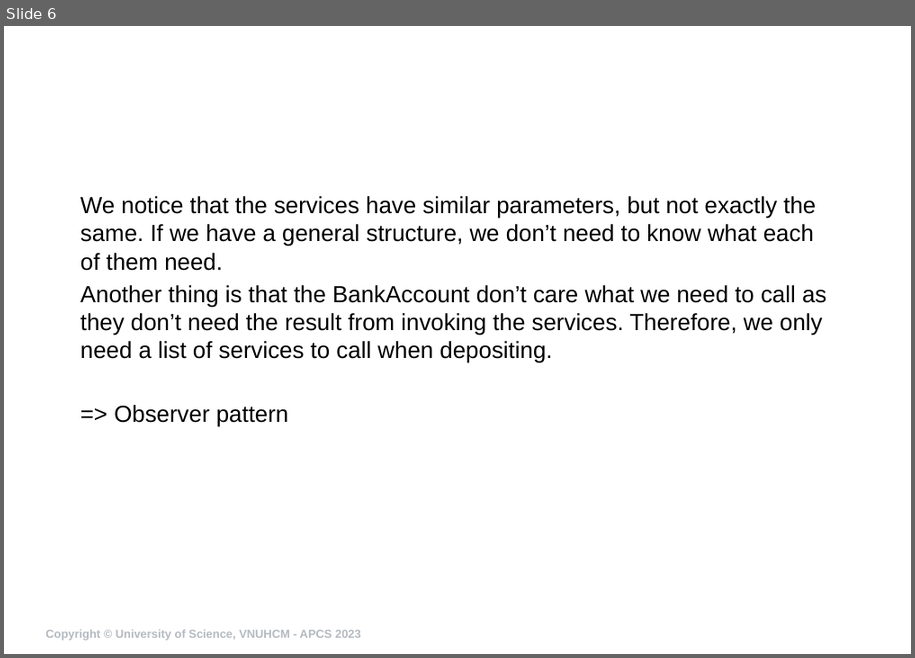
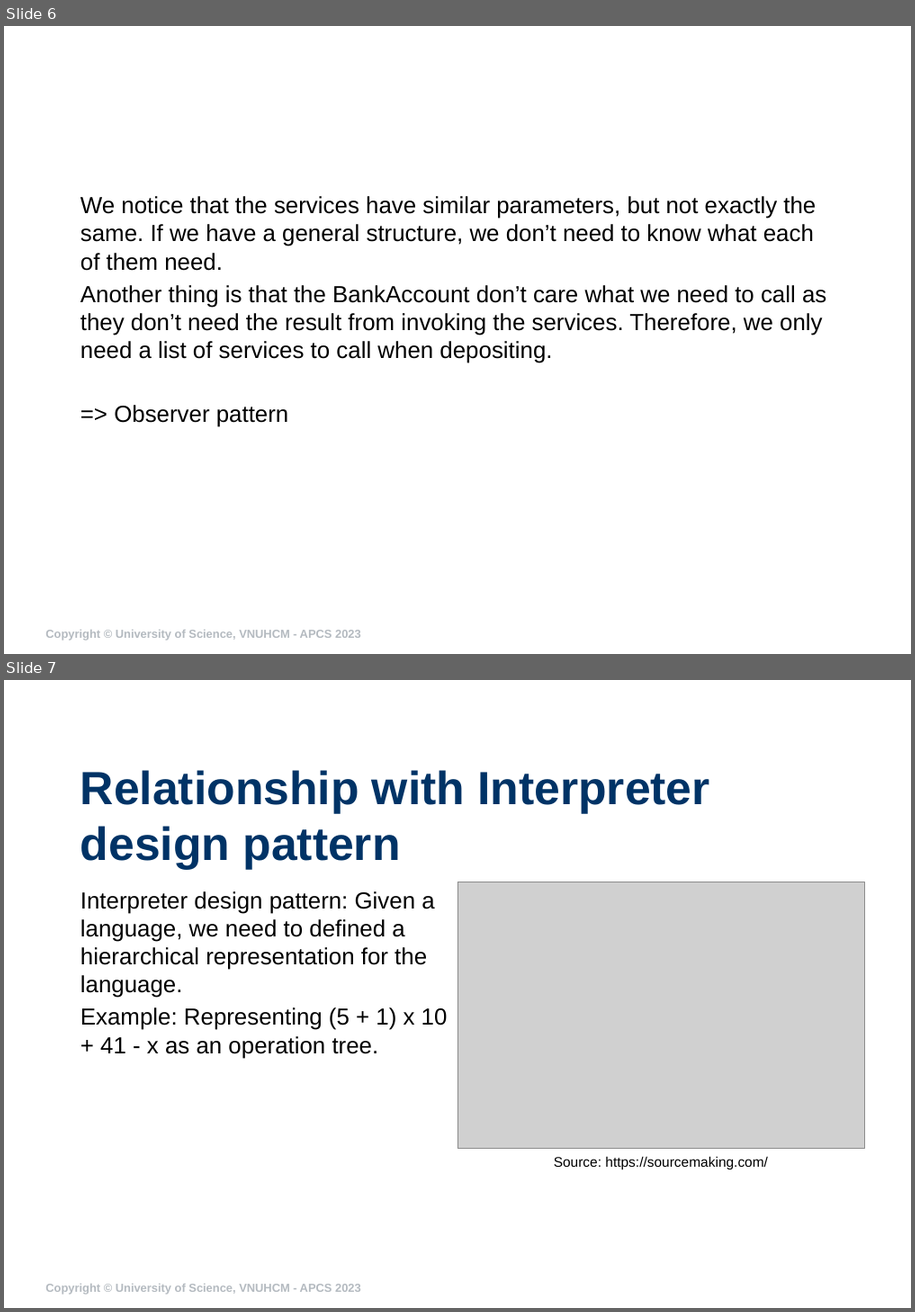
Before and after one commit to ndmhuy/DesignPatternsGroup52, a slide deck: Observer/presentation/slide.pptx. Shown one above the other, each under a label of ours: slide 6 before the commit, slides 6 and 7 after it. The pictures are 915x658 and 915x1312 pixels, drawn with LibreOffice and Linux fonts; fonts in the diff are those of the drawing; grey boxes stand for pictures; background and template pictures are left out. Boxes give left, top, right and bottom in pixels: in the first picture for what was removed or moved away, otherwise in the second. Text is boxed around its words. In the diff, an @@ line names an element or a change of style, - is before the commit and + after.

Commit message:
Include usage with interpreter in slide

```diff
--- a/Observer/presentation/slide.pptx
+++ b/Observer/presentation/slide.pptx
@@ slide 7 added at [4, 680, 911, 1308], background #FFFFFF @@
@@ title added at [80, 770, 710, 869], 40 pt, text #003366, bold @@
+Relationship with Interpreter design pattern
@@ text added at [80, 892, 448, 1059], 20 pt, text #000000 @@
+Interpreter design pattern: Given a language, we need to defined a hierarchical representation for the language.
+Example: Representing (5 + 1) x 10 + 41 - x as an operation tree.
@@ picture added at [458, 882, 865, 1149] @@
@@ text added at [554, 1156, 768, 1170], 12 pt, text #000000 @@
+Source: https://sourcemaking.com/
@@ text added at [45, 1284, 361, 1294], 10 pt, text #B4BAC0, bold @@
+Copyright © University of Science, VNUHCM - APCS 2023
```
Also in this commit, not shown: 2 slides changed, 2 other slides added.
